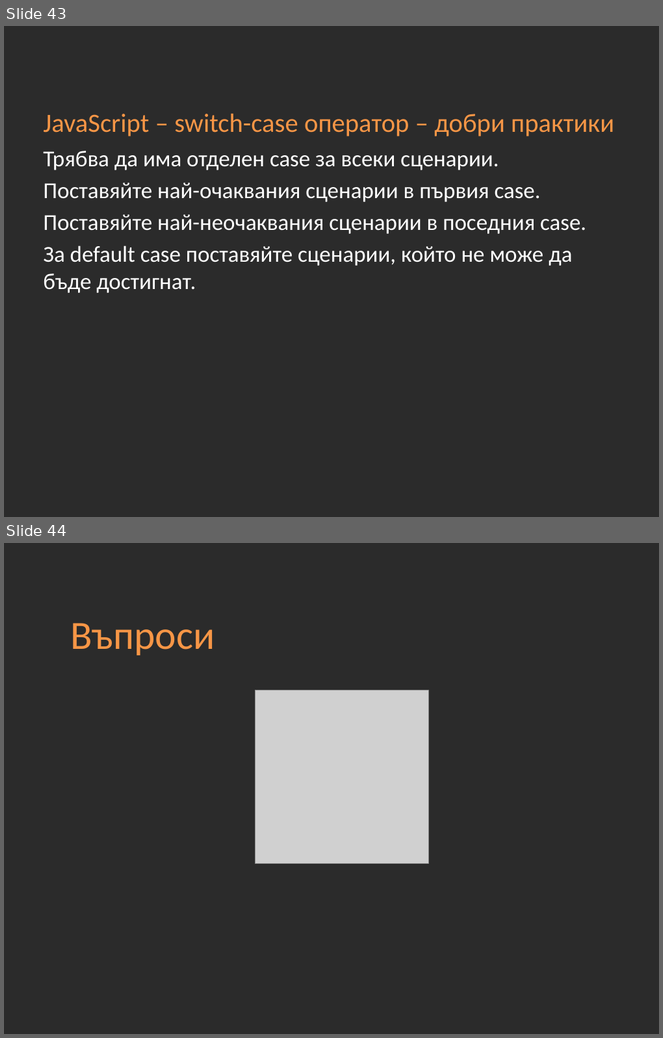
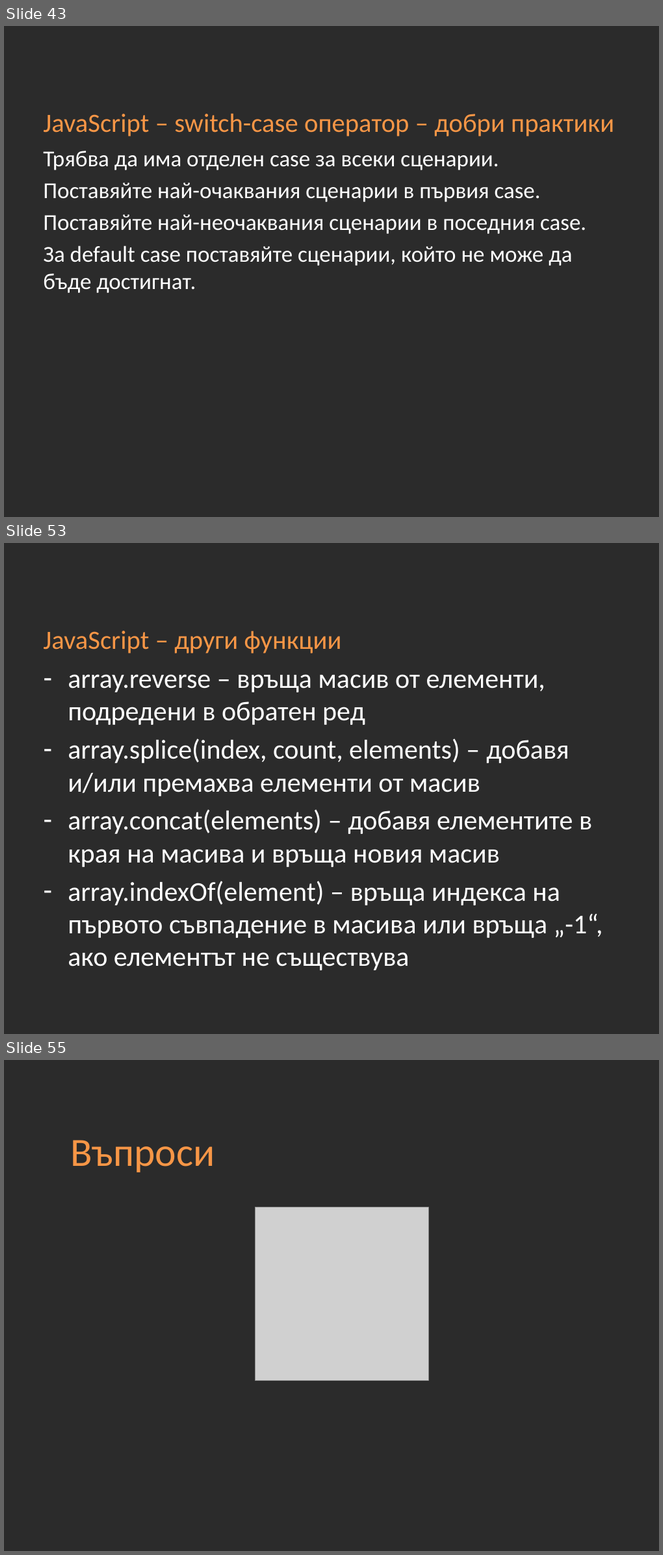
Before and after one commit to Academy-Soft-Intellect/Front-End-Course, a slide deck: 10-JavaScript-Basics.pptx. Shown one above the other, each under a label of ours: slides 43 and 44 before the commit, slides 43, 53 and 55 after it; the slides between them are not shown. The pictures are 663x1038 and 663x1555 pixels, drawn with LibreOffice and Linux fonts; fonts in the diff are those of the drawing; grey boxes stand for pictures; background and template pictures are left out; a plain dark background stands for a picture behind light text. Boxes give left, top, right and bottom in pixels: in the first picture for what was removed or moved away, otherwise in the second. Text is boxed around its words. In the diff, an @@ line names an element or a change of style, - is before the commit and + after.

```diff
--- a/10-JavaScript-Basics.pptx
+++ b/10-JavaScript-Basics.pptx
@@ slide 53 added at (4,543,659,1034), background picture (left out) @@
@@ title added at (43,631,342,653), 29 pt, text #F79646 @@
+JavaScript – други функции
@@ text added at (68,674,603,971), 30 pt, text #FFFFFF @@
+– array.reverse – връща масив от елементи, подредени в обратен ред
+– array.splice(index, count, elements) – добавя и/или премахва елементи от масив
+– array.concat(elements) – добавя елементите в края на масива и връща новия масив
+– array.indexOf(element) – връща индекса на първото съвпадение в масивa или връща „-1“, ако елементът не съществува
@@ what was slide 44 is now slide 55 @@
```
Also in this commit, not shown: 1 slide changed, 11 other slides added.
